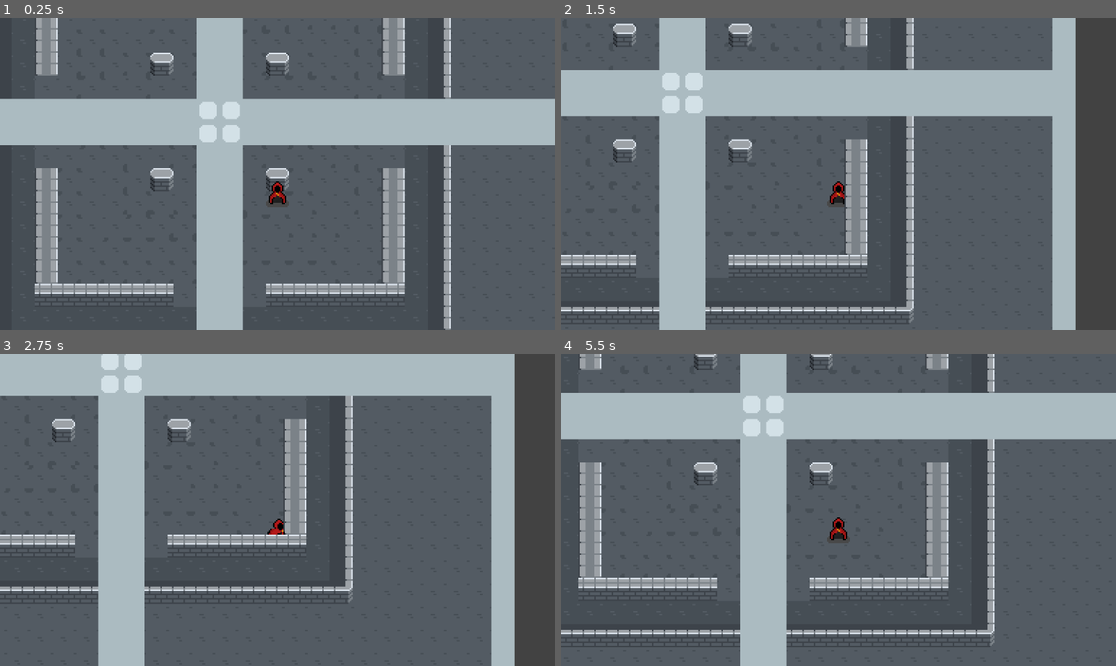
Above: before the commit, frames 1-4 (two rows, left to right).
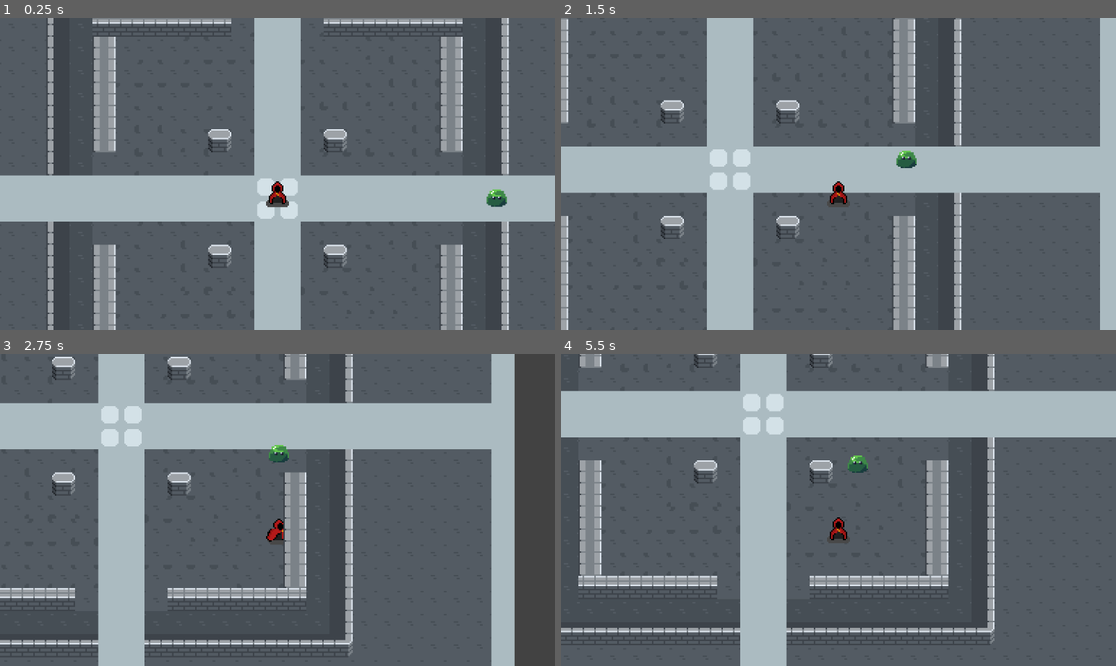
Above: after the commit, the same moments.

Repository: AmanSong/PixelGame
Game: Godot game, scene res://scenes/game.tscn
Same seed, same stepped clock (60 frames per second), same inputs: the game is played once before the commit and once after it.
Inputs:
- Up to frame 1 (0.25 s): no input
- Up to frame 2 (1.5 s): hold D (Right) 0.53-1.28 s; hold S (Down) from 1.28 s (still down)
- Up to frame 3 (2.75 s): release S (Down) at 2.03 s; hold D (Right) from 2.03 s (still down)
- Up to frame 4 (5.5 s): release D (Right) at 2.78 s; hold W (Up) 2.78-3.53 s; hold A (Left) 3.53-5.03 s; hold S (Down) from 5.03 s (still down)

The runs differ from the first frame. In frame 1, 56% of the frame differs, in the area x 0-100%, y 0-100%; in frame 2, 57%; in frame 3, 33%; in frame 4, 7.3%.

Commit message:
slime monster

Diff:
--- a/scenes/game.tscn
+++ b/scenes/game.tscn
@@ -1,12 +1,16 @@
-[gd_scene load_steps=3 format=3 uid="uid://bs6kqyjpfmxug"]
+[gd_scene load_steps=4 format=3 uid="uid://bs6kqyjpfmxug"]
 
 [ext_resource type="PackedScene" uid="uid://5w66fyyk3vtd" path="res://scenes/world.tscn" id="1_yqjtg"]
 [ext_resource type="PackedScene" uid="uid://o48cu05yiwch" path="res://scenes/player.tscn" id="2_lnu2h"]
+[ext_resource type="PackedScene" uid="uid://dfi6nxu64a2no" path="res://scenes/slime.tscn" id="3_lnu2h"]
 
 [node name="Game" type="Node2D"]
 y_sort_enabled = true
 
 [node name="World" parent="." instance=ExtResource("1_yqjtg")]
 
+[node name="Slime" parent="World" instance=ExtResource("3_lnu2h")]
+position = Vector2(739, 351)
+
 [node name="Player" parent="." instance=ExtResource("2_lnu2h")]
-position = Vector2(622, 385)
+position = Vector2(582, 338)
--- a/scenes/player.tscn
+++ b/scenes/player.tscn
@@ -247,6 +247,7 @@
 
 [node name="Player" type="CharacterBody2D"]
 y_sort_enabled = true
+collision_layer = 3
 motion_mode = 1
 script = ExtResource("1_g2els")
 
--- /dev/null
+++ b/scenes/slime.gd
@@ -0,0 +1,25 @@
+extends CharacterBody2D
+
+var speed = 25
+var chase_player = false
+var player = null
+
+func _physics_process(delta):
+	if chase_player:
+		if position.distance_to(player.position) > 10:
+
+			if (player.position.x > position.x):
+				$AnimatedSprite2D.flip_h=true
+			else:
+				$AnimatedSprite2D.flip_h=false
+
+			position += (player.position - position).normalized() * speed * delta
+			move_and_slide()
+
+func _on_detect_area_body_entered(body):
+	player = body
+	chase_player = true
+
+func _on_detect_area_body_exited(body):
+	player = null
+	chase_player = false
--- /dev/null
+++ b/scenes/slime.tscn
@@ -0,0 +1,134 @@
+[gd_scene load_steps=18 format=3 uid="uid://dfi6nxu64a2no"]
+
+[ext_resource type="Texture2D" uid="uid://chiq074wtnmcv" path="res://assets/sprites/GreenSlime.png" id="1_371uh"]
+[ext_resource type="Script" uid="uid://budml4ui2k3l" path="res://scenes/slime.gd" id="1_p2gj0"]
+
+[sub_resource type="AtlasTexture" id="AtlasTexture_371uh"]
+atlas = ExtResource("1_371uh")
+region = Rect2(0, 32, 32, 32)
+
+[sub_resource type="AtlasTexture" id="AtlasTexture_fd6lc"]
+atlas = ExtResource("1_371uh")
+region = Rect2(32, 32, 32, 32)
+
+[sub_resource type="AtlasTexture" id="AtlasTexture_gstla"]
+atlas = ExtResource("1_371uh")
+region = Rect2(64, 32, 32, 32)
+
+[sub_resource type="AtlasTexture" id="AtlasTexture_v5wyi"]
+atlas = ExtResource("1_371uh")
+region = Rect2(96, 32, 32, 32)
+
+[sub_resource type="AtlasTexture" id="AtlasTexture_0l8pv"]
+atlas = ExtResource("1_371uh")
+region = Rect2(0, 64, 32, 32)
+
+[sub_resource type="AtlasTexture" id="AtlasTexture_vnioy"]
+atlas = ExtResource("1_371uh")
+region = Rect2(32, 64, 32, 32)
+
+[sub_resource type="AtlasTexture" id="AtlasTexture_2xjuo"]
+atlas = ExtResource("1_371uh")
+region = Rect2(64, 64, 32, 32)
+
+[sub_resource type="AtlasTexture" id="AtlasTexture_a02ik"]
+atlas = ExtResource("1_371uh")
+region = Rect2(96, 64, 32, 32)
+
+[sub_resource type="AtlasTexture" id="AtlasTexture_p2gj0"]
+atlas = ExtResource("1_371uh")
+region = Rect2(0, 0, 32, 32)
+
+[sub_resource type="AtlasTexture" id="AtlasTexture_n6pvg"]
+atlas = ExtResource("1_371uh")
+region = Rect2(32, 0, 32, 32)
+
+[sub_resource type="AtlasTexture" id="AtlasTexture_pjw23"]
+atlas = ExtResource("1_371uh")
+region = Rect2(64, 0, 32, 32)
+
+[sub_resource type="AtlasTexture" id="AtlasTexture_2npkn"]
+atlas = ExtResource("1_371uh")
+region = Rect2(96, 0, 32, 32)
+
+[sub_resource type="SpriteFrames" id="SpriteFrames_fd6lc"]
+animations = [{
+"frames": [{
+"duration": 1.0,
+"texture": SubResource("AtlasTexture_371uh")
+}, {
+"duration": 1.0,
+"texture": SubResource("AtlasTexture_fd6lc")
+}, {
+"duration": 1.0,
+"texture": SubResource("AtlasTexture_gstla")
+}, {
+"duration": 1.0,
+"texture": SubResource("AtlasTexture_v5wyi")
+}],
+"loop": true,
+"name": &"Move",
+"speed": 5.0
+}, {
+"frames": [{
+"duration": 1.0,
+"texture": SubResource("AtlasTexture_0l8pv")
+}, {
+"duration": 1.0,
+"texture": SubResource("AtlasTexture_vnioy")
+}, {
+"duration": 1.0,
+"texture": SubResource("AtlasTexture_2xjuo")
+}, {
+"duration": 1.0,
+"texture": SubResource("AtlasTexture_a02ik")
+}],
+"loop": true,
+"name": &"Move_Up",
+"speed": 5.0
+}, {
+"frames": [{
+"duration": 1.0,
+"texture": SubResource("AtlasTexture_p2gj0")
+}, {
+"duration": 1.0,
+"texture": SubResource("AtlasTexture_n6pvg")
+}, {
+"duration": 1.0,
+"texture": SubResource("AtlasTexture_pjw23")
+}, {
+"duration": 1.0,
+"texture": SubResource("AtlasTexture_2npkn")
+}],
+"loop": true,
+"name": &"Slime_Idle",
+"speed": 5.0
+}]
+
+[sub_resource type="CircleShape2D" id="CircleShape2D_371uh"]
+
+[sub_resource type="CircleShape2D" id="CircleShape2D_p2gj0"]
+radius = 7.0
+
+[node name="Slime" type="CharacterBody2D"]
+script = ExtResource("1_p2gj0")
+
+[node name="AnimatedSprite2D" type="AnimatedSprite2D" parent="."]
+sprite_frames = SubResource("SpriteFrames_fd6lc")
+animation = &"Slime_Idle"
+autoplay = "Slime_Idle"
+frame_progress = 0.119561
+
+[node name="DetectArea" type="Area2D" parent="."]
+collision_layer = 3
+collision_mask = 3
+
+[node name="CollisionShape2D" type="CollisionShape2D" parent="DetectArea"]
+scale = Vector2(10, 10)
+shape = SubResource("CircleShape2D_371uh")
+
+[node name="HitBox" type="CollisionShape2D" parent="."]
+shape = SubResource("CircleShape2D_p2gj0")
+
+[connection signal="body_entered" from="DetectArea" to="." method="_on_detect_area_body_entered"]
+[connection signal="body_exited" from="DetectArea" to="." method="_on_detect_area_body_exited"]
Binary file added: assets/sprites/GreenSlime.png
Not shown, added: assets/sprites/GreenSlime.png.import
Not shown, added: scenes/slime.gd.uid
